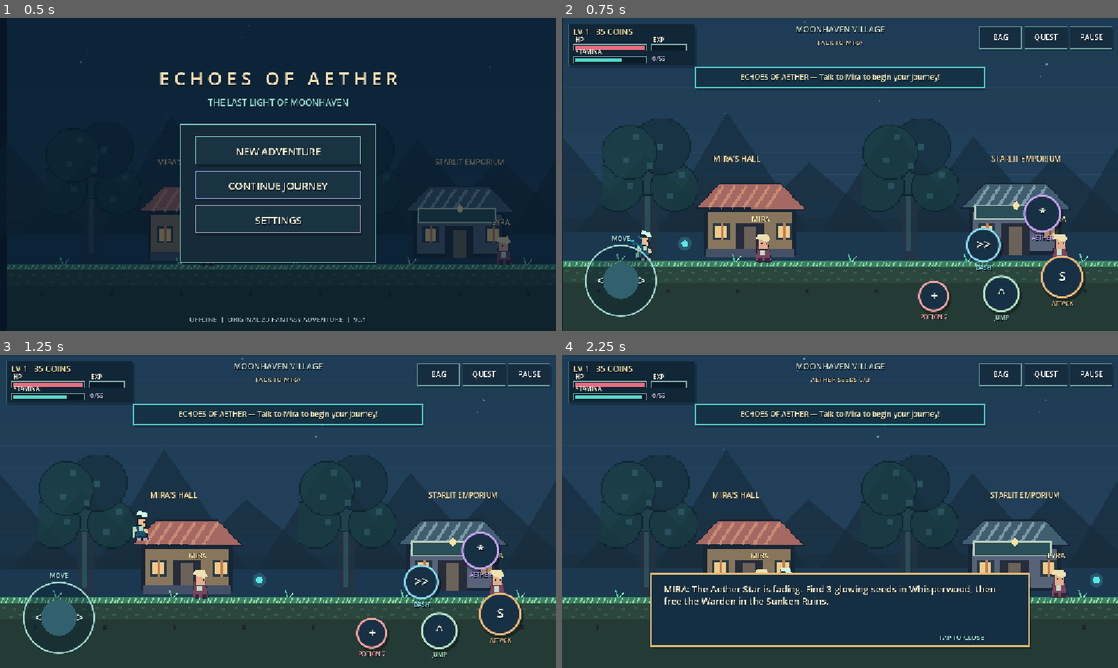
Above: before the commit, frames 1-4 (two rows, left to right).
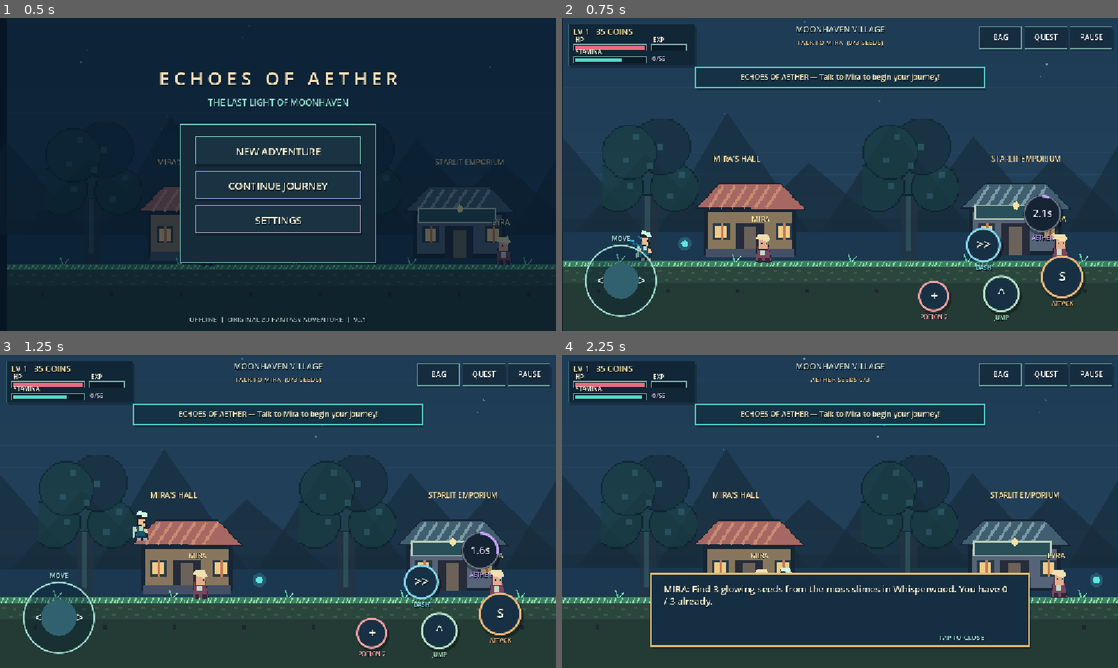
Above: after the commit, the same moments.

Repository: LokiJ07/EchoesOfAether
Game: Godot game, scene res://scenes/Main.tscn
Same seed, same stepped clock (60 frames per second), same inputs: the game is played once before the commit and once after it.
Inputs (mouse positions are in pixels of both pictures, inside the frame that each line leads up to):
- Up to frame 1 (0.5 s): no input
- Up to frame 2 (0.75 s): tap Enter at 0.5 s; move the mouse to (962, 158) at 0.52 s; hold D from 0.53 s (still down); tap K at 0.6 s; click (962, 158) at 0.67 s
- Up to frame 3 (1.25 s): keep holding D; tap Space at 0.77 s; tap L at 0.8 s
- Up to frame 4 (2.25 s): release D at 1.25 s; drag from (728, 527) to (812, 574) at 1.27 s; move the mouse to (895, 442) at 2.02 s; hold D from 2.03 s (still down); tap E at 2.1 s

Frame 1 is identical in both runs. In frame 2, 0.4% of the frame differs, in the area x 42-90%, y 7-69%; in frame 3, 0.4%; in frame 4, 1.1%, in the area x 18-80%, y 73-81%.

Commit message:
fix(gameplay): reliable seed pickups, mirrored hero facing, visible skill cooldown

Diff:
--- a/scripts/Game.gd
+++ b/scripts/Game.gd
@@ -5,6 +5,7 @@
 const WORLD_WIDTH := 8400.0
 const FLOOR_Y := 500.0
 const GRAVITY := 1250.0
+const SKILL_COOLDOWN := 2.25
 const HERO_IDLE = preload("res://assets/hero_idle.png")
 const HERO_RUN = preload("res://assets/hero_run.png")
 const HERO_JUMP = preload("res://assets/hero_jump.png")
@@ -254,10 +255,13 @@
 func use_skill() -> void:
 	if state != "playing" or skill_timer > 0.0 or stamina < 35.0: return
 	stamina -= 35.0
-	skill_timer = 2.25
+	skill_timer = SKILL_COOLDOWN
 	bolts.append({"pos": player_pos + Vector2(float(facing) * 28.0, -36.0), "vel": Vector2(float(facing) * 570.0, 0), "ttl": 1.8, "kind": "hero", "damage": 40.0 + float(level * 3)})
 	spawn_dust(player_pos + Vector2(0, -32), Color(0.2, 0.8, 1.0), 10)
 	play_sfx("skill")
+
+func skill_cooldown_fraction() -> float:
+	return clampf(skill_timer / SKILL_COOLDOWN, 0.0, 1.0)
 
 func damage_player(amount: float) -> void:
 	if state != "playing" or invincible > 0.0: return
@@ -298,7 +302,7 @@
 	var bonus := 120 if is_boss else (20 if e["type"] == "sentinel" else 11)
 	gain_exp(bonus)
 	loot.append({"kind": "coin", "pos": Vector2(e["x"], e["y"] - 25), "t": 0.0, "amount": 90 if is_boss else rng.randi_range(5, 13)})
-	if e["seed_drop"] and seeds < 3 and quest_stage == 1:
+	if e["seed_drop"] and seeds < 3 and quest_stage <= 1:
 		loot.append({"kind": "seed", "pos": Vector2(e["x"] + 18, e["y"] - 42), "t": 0.0, "amount": 1})
 	if rng.randf() < 0.13:
 		loot.append({"kind": "potion", "pos": Vector2(e["x"] - 15, e["y"] - 38), "t": 0.0, "amount": 1})
@@ -424,15 +428,27 @@
 	for i in range(loot.size() - 1, -1, -1):
 		var item: Dictionary = loot[i]
 		item["t"] += dt
-		if player_pos.distance_to(item["pos"] + Vector2(0, 23)) < 82.0:
+		# Aether Seeds magnetize toward the hero and have a forgiving pickup radius on phones.
+		if item["kind"] == "seed":
+			var seed_center: Vector2 = item["pos"] + Vector2(0, 23)
+			if player_pos.distance_to(seed_center) < 170.0:
+				var seed_pos: Vector2 = item["pos"]
+				item["pos"] = seed_pos.move_toward(player_pos - Vector2(0, 23), 380.0 * dt)
+		var pickup_radius := 112.0 if item["kind"] == "seed" else 82.0
+		if player_pos.distance_to(item["pos"] + Vector2(0, 23)) < pickup_radius:
 			match item["kind"]:
 				"coin": coins += item["amount"]
 				"seed":
-					seeds += 1
-					show_message("Aether Seed %d / 3" % mini(seeds, 3), 2.0)
-					if seeds >= 3 and quest_stage == 1:
-						quest_stage = 2
-						show_message("All seeds found! Enter the Ruins and defeat the Warden.", 4.0)
+					if seeds < 3:
+						seeds = mini(3, seeds + int(item.get("amount", 1)))
+						if quest_stage == 1 and seeds >= 3:
+							quest_stage = 2
+							show_message("All 3 Aether Seeds found! The Ruins gate is open.", 4.0)
+						elif quest_stage == 0:
+							show_message("Aether Seed %d / 3 - Talk to Mira in the village!" % seeds, 3.0)
+						else:
+							show_message("Aether Seed %d / 3" % seeds, 2.3)
+						save_game()
 				"potion": potions += 1
 			play_sfx("loot")
 			loot.remove_at(i)
@@ -480,8 +496,9 @@
 	match nearby_npc():
 		"mira":
 			if quest_stage == 0:
-				quest_stage = 1
-				dialogue = "MIRA: The Aether Star is fading. Find 3 glowing seeds in Whisperwood, then free the Warden in the Sunken Ruins."
+				# Keep seeds already collected before talking to Mira.
+				quest_stage = 2 if seeds >= 3 else 1
+				dialogue = "MIRA: You already collected all 3 seeds! The Aether Gate is open." if quest_stage == 2 else "MIRA: Find 3 glowing seeds from the moss slimes in Whisperwood. You have %d / 3 already." % seeds
 				save_game()
 			elif quest_stage == 1:
 				dialogue = "MIRA: Listen to the forest. Defeat the moss slimes to gather %d more Aether Seeds." % maxi(0, 3 - seeds)
@@ -519,6 +536,15 @@
 func start_new_game() -> void:
 	player_pos = Vector2(145, FLOOR_Y)
 	velocity = Vector2.ZERO
+	facing = 1
+	touch_axis = 0.0
+	joystick_touch = -1
+	attack_touch.clear()
+	hold_attack = false
+	skill_timer = 0.0
+	dash_cooldown = 0.0
+	dash_timer = 0.0
+	attack_timer = 0.0
 	hp = 100.0
 	max_hp = 100.0
 	stamina = 100.0
@@ -681,6 +707,9 @@
 	if player_pos.x < 4750.0: return "WHISPERWOOD FOREST"
 	if player_pos.x < 7250.0: return "SUNKEN RUINS"
 	return "ASTRAL SANCTUM"
+
+func hero_sprite_scale() -> Vector2:
+	return Vector2(float(facing), 1.0)
 
 func _draw() -> void:
 	var camera_x = camera.position.x
@@ -790,7 +819,12 @@
 	for item in loot:
 		if absf(item["pos"].x - camera_x) > 750.0: continue
 		var art = COIN if item["kind"] == "coin" else (SEED if item["kind"] == "seed" else POTION)
-		draw_texture_rect(art, Rect2(item["pos"].x - 13, item["pos"].y - 13 + sin(item["t"] * 3) * 6, 26, 26), false)
+		var bob := sin(item["t"] * 3.0) * 6.0
+		if item["kind"] == "seed":
+			var glow_center: Vector2 = item["pos"] + Vector2(0, bob)
+			draw_circle(glow_center, 24.0 + sin(item["t"] * 5.0) * 3.0, Color(0.3, 0.95, 0.8, 0.25))
+			draw_label(glow_center + Vector2(-18, -25), "SEED", 13, Color("d8ffad"))
+		draw_texture_rect(art, Rect2(item["pos"].x - 13, item["pos"].y - 13 + bob, 26, 26), false)
 	for b in bolts:
 		var tint = Color("5be7e4") if b["kind"] == "hero" else Color("cf6de9")
 		var halo: Color = tint
@@ -801,9 +835,13 @@
 	if state != "main":
 		var hero_tint = Color(1, 1, 1, 0.43) if invincible > 0.0 and int(elapsed * 15) % 2 == 0 else Color.WHITE
 		var art = HERO_JUMP if not on_ground else (HERO_RUN if absf(velocity.x) > 45.0 and int(elapsed * 10) % 2 == 0 else HERO_IDLE)
+		# Mirroring the draw transform makes the character face the travel direction.
 		if dash_timer > 0.0:
-			draw_texture_rect(art, Rect2(player_pos.x - float(facing) * 40.0 - 24, player_pos.y - 67, 48, 67), false, Color(0.4, 0.9, 1, 0.26))
-		draw_texture_rect(art, Rect2(player_pos.x - 24, player_pos.y - 67 + (sin(elapsed * 9) if on_ground else 0), 48, 67), false, hero_tint)
+			draw_set_transform(player_pos + Vector2(-float(facing) * 40.0, 0), 0.0, hero_sprite_scale())
+			draw_texture_rect(art, Rect2(-24, -67, 48, 67), false, Color(0.4, 0.9, 1, 0.26))
+		draw_set_transform(player_pos, 0.0, hero_sprite_scale())
+		draw_texture_rect(art, Rect2(-24, -67 + (sin(elapsed * 9) if on_ground else 0), 48, 67), false, hero_tint)
+		draw_set_transform(Vector2.ZERO, 0.0, Vector2.ONE)
 		if slash_timer > 0.0:
 			var slash_center = player_pos + Vector2(float(facing) * 22.0, -37.0)
 			draw_arc(slash_center, 54.0, -1.1 if facing > 0 else 2.05, 1.25 if facing > 0 else 4.35, 22, Color("b8f6ff"), 7.0, true)
--- a/scripts/HUD.gd
+++ b/scripts/HUD.gd
@@ -109,6 +109,31 @@
 	centered(at.x, at.y + 8, letter, 27, Color("f2ffef"))
 	centered(at.x, at.y + radius + 16, label, 12, tint)
 
+func skill_status_text() -> String:
+	if game.skill_timer > 0.0:
+		return "%.1fs" % game.skill_timer
+	if game.stamina < 35.0:
+		return "LOW SP"
+	return "READY"
+
+func draw_skill_button(at: Vector2) -> void:
+	var radius := 39.0
+	var tint := Color("c6a2f5")
+	var recharging: bool = game.skill_timer > 0.0
+	var low_stamina: bool = game.stamina < 35.0
+	draw_circle(at + Vector2(3, 5), radius + 2.0, Color(0, 0, 0, 0.31))
+	draw_circle(at, radius, Color("152333") if recharging or low_stamina else Color("284258"))
+	draw_arc(at, radius - 2.0, 0.0, TAU, 48, Color("677586") if recharging else tint, 2.0, true)
+	if recharging:
+		var ready_fraction: float = 1.0 - game.skill_cooldown_fraction()
+		draw_arc(at, radius - 3.0, -PI * 0.5, -PI * 0.5 + TAU * ready_fraction, 48, tint, 4.0, true)
+		centered(at.x, at.y + 7.0, skill_status_text(), 21, Color("f4eaff"))
+	elif low_stamina:
+		centered(at.x, at.y + 6.0, skill_status_text(), 16, Color("f9c4b1"))
+	else:
+		centered(at.x, at.y + 8.0, "*", 27, Color("f4eaff"))
+	centered(at.x, at.y + radius + 16.0, "AETHER", 12, tint)
+
 func _draw() -> void:
 	menu_buttons.clear()
 	top_buttons.clear()
@@ -153,7 +178,7 @@
 	text(Vector2(187, 89), "%d/%d" % [game.exp_points, needed], 13, Color("d3c3e7"))
 	centered(w / 2.0, 30, game.area_name(), 17, Color("cfdecb"))
 	if game.quest_stage < 3:
-		var quest_label = "TALK TO MIRA" if game.quest_stage == 0 else ("AETHER SEEDS %d/3" % game.seeds if game.quest_stage == 1 else "DEFEAT THE WARDEN")
+		var quest_label = ("TALK TO MIRA  (%d/3 SEEDS)" % game.seeds) if game.quest_stage == 0 else ("AETHER SEEDS %d/3" % game.seeds if game.quest_stage == 1 else "DEFEAT THE WARDEN")
 		centered(w / 2.0, 55, quest_label, 14, Color("e4c891"))
 	else:
 		centered(w / 2.0, 55, "VALLEY SAVED — MAIN QUEST COMPLETE", 14, Color("a7f2bc"))
@@ -177,7 +202,7 @@
 	control_button(c["attack"], 44, "S", "ATTACK", Color("f2ba7b"))
 	control_button(c["jump"], 38, "^", "JUMP", Color("b4e4c2"))
 	control_button(c["dash"], 36, ">>", "DASH", Color("84d9f0"))
-	control_button(c["skill"], 39, "*", "AETHER", Color("c6a2f5"))
+	draw_skill_button(c["skill"])
 	control_button(c["potion"], 32, "+", "POTION %d" % game.potions, Color("f5a2a2"))
 	if game.nearby_npc() != "":
 		control_button(c["interact"], 32, "!", "TALK", Color("f3db98"))
--- a/tests/smoke.gd
+++ b/tests/smoke.gd
@@ -20,15 +20,43 @@
 	game.start_new_game()
 	if not require_true(game.state == "playing", "Start game"): return
 	if not require_true(game.has_save(), "Save file exists"): return
+	# Reproduce real mobile movement: left and right must change the displayed sprite orientation.
+	game.touch_axis = -1.0
+	game.update_player(0.05)
+	if not require_true(game.facing == -1 and game.hero_sprite_scale().x == -1.0, "Hero faces left with joystick"): return
+	game.touch_axis = 1.0
+	game.update_player(0.05)
+	if not require_true(game.facing == 1 and game.hero_sprite_scale().x == 1.0, "Hero faces right with joystick"): return
+	game.touch_axis = 0.0
+	if not require_true(game.hud.skill_status_text() == "READY", "Skill ready HUD"): return
+	game.use_skill()
+	if not require_true(game.skill_timer > 0.0 and game.hud.skill_status_text().ends_with("s"), "Skill countdown appears"): return
+	game.skill_timer = 0.0
+	game.stamina = 0.0
+	if not require_true(game.hud.skill_status_text() == "LOW SP", "Skill displays insufficient stamina"): return
+	game.stamina = game.max_stamina
+	game.bolts.clear()
+	# Defeat a real slime BEFORE taking the quest: its seed must remain obtainable.
+	var slimes: Array = []
+	for enemy in game.enemies:
+		if enemy["type"] == "slime":
+			slimes.append(enemy)
+	if not require_true(slimes.size() >= 3, "At least three seed-bearing slimes exist"): return
+	game.player_pos = Vector2(slimes[0]["x"], 500)
+	game.hit_enemy(slimes[0], 500.0)
+	if not require_true(game.loot.any(func(item): return item["kind"] == "seed"), "Slime drops seed before quest"): return
+	game.update_loot(0.016)
+	if not require_true(game.seeds == 1 and game.quest_stage == 0, "Early seed auto-pickup"): return
 	game.player_pos = Vector2(415, 500)
 	game.interact()
-	if not require_true(game.quest_stage == 1, "Mira grants seed quest"): return
+	if not require_true(game.quest_stage == 1 and game.seeds == 1, "Mira respects early collected seed"): return
 	game.dialogue = ""
-	game.player_pos = Vector2(2500, 500)
-	for i in range(3):
-		game.loot.append({"kind": "seed", "pos": game.player_pos - Vector2(0, 23), "t": 0.0, "amount": 1})
-	game.update_loot(0.016)
-	if not require_true(game.seeds == 3 and game.quest_stage == 2, "Three seeds open gate"): return
+	for i in range(1, 3):
+		game.player_pos = Vector2(slimes[i]["x"], 500)
+		game.hit_enemy(slimes[i], 500.0)
+		game.update_loot(0.016)
+	if not require_true(game.seeds == 3 and game.quest_stage == 2, "Three real slime drops unlock the gate"): return
+	print("PASS: early seed drops, pickups, facing and cooldown HUD")
 	game.player_pos = Vector2(7780, 500)
 	var boss: Dictionary = {}
 	for e in game.enemies:
